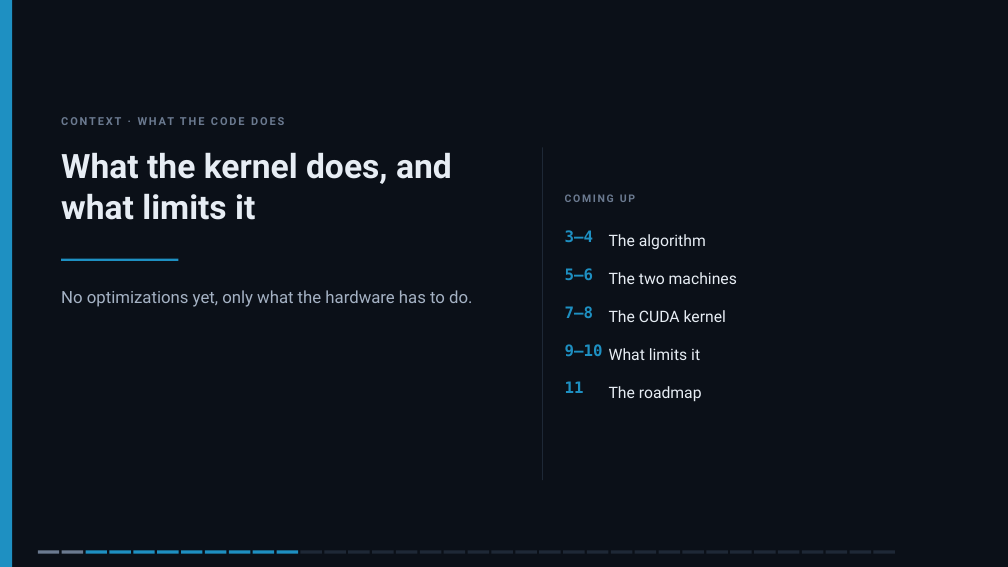
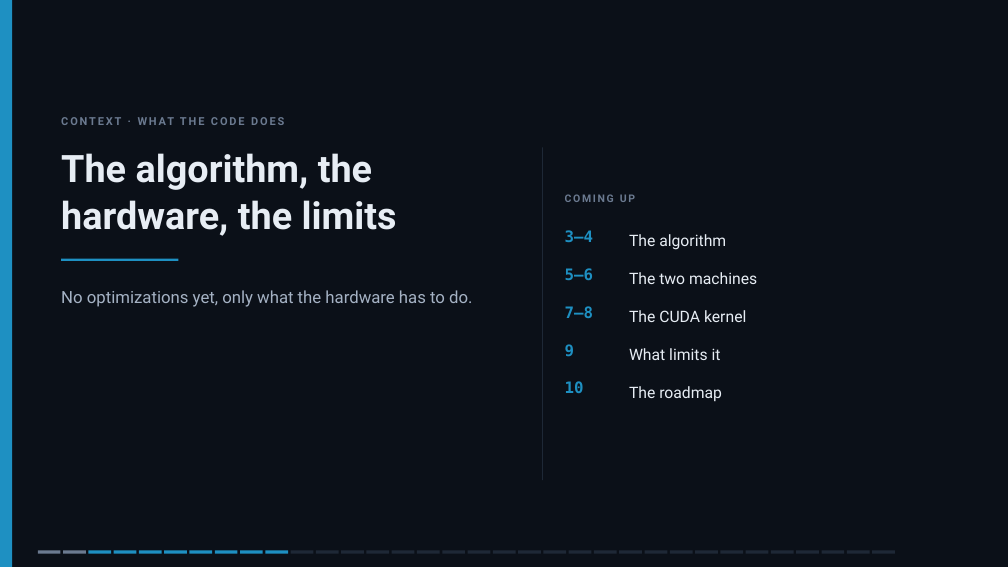
Before and after one commit to slsdetectorgroup/aare, a slide deck: slide 3 of docs/cf_cuda_performance.pptx. Drawn at 1008x567 pixels with LibreOffice and Linux fonts; fonts in the diff are those of the drawing. Boxes give left, top, right and bottom in pixels: in the first picture for what was removed or moved away, otherwise in the second. Text is boxed around its words. In the diff, an @@ line names an element or a change of style, - is before the commit and + after.

```diff
--- a/docs/cf_cuda_performance.pptx
+++ b/docs/cf_cuda_performance.pptx
@@ text at <box>61,153,397,236</box>: text changed; size 32 to 36 pt @@
-What the kernel does, and what limits it
+The algorithm, the hardware, the limits
@@ text "The algorithm": place and size @@
-text "The algorithm" at <box>609,234,706,250</box>
+text "The algorithm" at <box>629,234,726,250</box>
@@ text "The two machines": place and size @@
-text "The two machines" at <box>609,272,737,284</box>
+text "The two machines" at <box>629,272,757,284</box>
@@ text "The CUDA kernel": place and size @@
-text "The CUDA kernel" at <box>609,310,726,322</box>
+text "The CUDA kernel" at <box>629,310,746,322</box>
@@ text at <box>565,344,574,357</box>: text changed @@
-9–10
+9
@@ text "What limits it": place and size @@
-text "What limits it" at <box>609,348,700,360</box>
+text "What limits it" at <box>629,348,721,360</box>
@@ text at <box>565,381,584,393</box>: text changed @@
-11
+10
@@ text "The roadmap": place and size @@
-text "The roadmap" at <box>609,386,702,402</box>
+text "The roadmap" at <box>629,386,722,401</box>
@@ 4 rectangles: place and size @@
-4 rectangles at <box>85,551,178,554</box>
+4 rectangles at <box>88,551,187,554</box>
@@ 4 rectangles: place and size @@
-4 rectangles at <box>181,551,274,554</box>
+4 rectangles at <box>190,551,288,554</box>
@@ 3 rectangles: place and size @@
-3 rectangles at <box>277,551,346,554</box>
+3 rectangles at <box>290,551,364,554</box>
@@ rectangle at <box>290,551,313,554</box>: fill #1E90C2 to #1E2836 @@
@@ 3 rectangles: place and size @@
-3 rectangles at <box>349,551,417,554</box>
+3 rectangles at <box>367,551,440,554</box>
@@ rectangle: place and size @@
-rectangle at <box>492,551,513,554</box>
+rectangle at <box>518,551,541,554</box>
@@ 4 rectangles: place and size @@
-4 rectangles at <box>516,551,608,554</box>
+4 rectangles at <box>544,551,642,554</box>
@@ 3 rectangles: place and size @@
-3 rectangles at <box>611,551,680,554</box>
+3 rectangles at <box>645,551,718,554</box>
@@ 4 rectangles: place and size @@
-4 rectangles at <box>683,551,775,554</box>
+4 rectangles at <box>721,551,819,554</box>
@@ 3 rectangles: place and size @@
-3 rectangles at <box>778,551,847,554</box>
+3 rectangles at <box>822,551,895,554</box>
```
Also in this commit, not shown: 54 other slides changed, 4 slides added, 31 other files.
